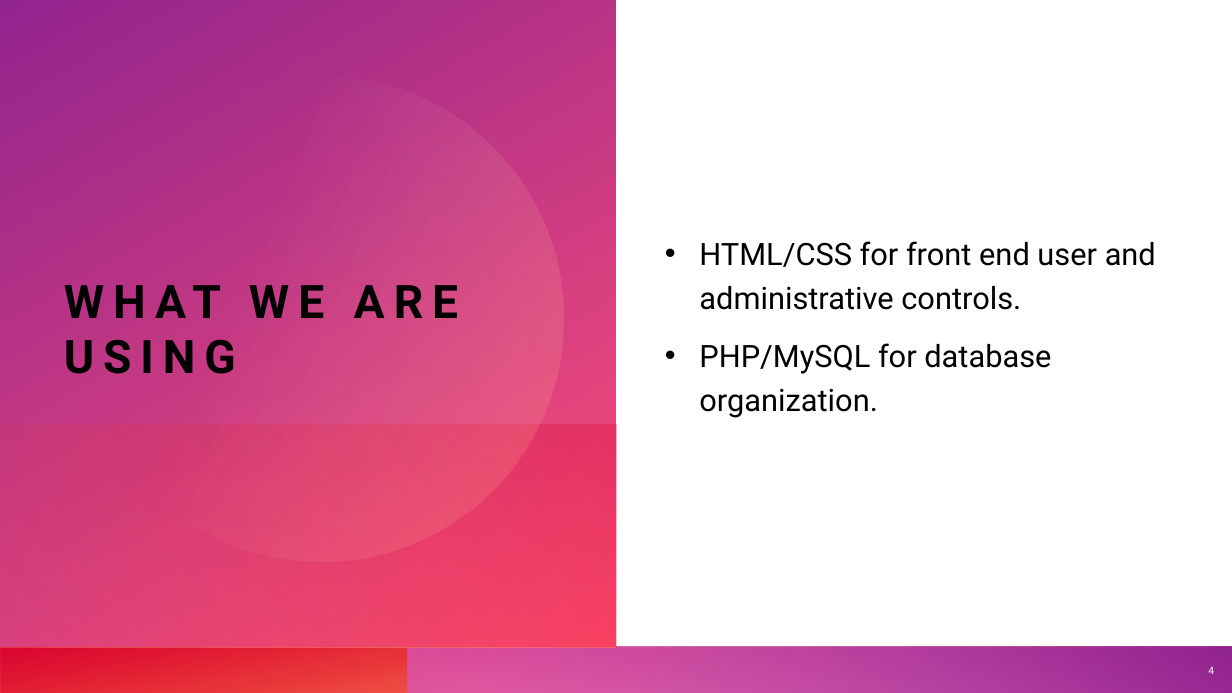
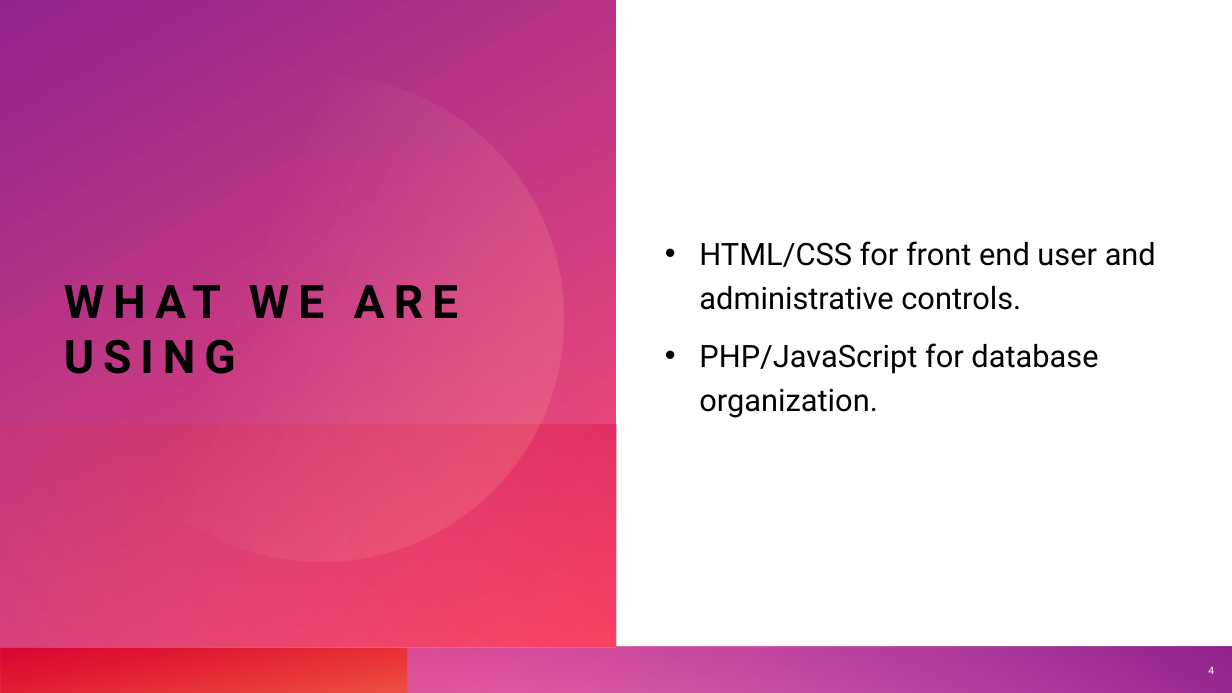
Before and after one commit to cart7982/CaravanSeraiCS360, a slide deck: slide 4 of Presentations/Caravanserai.pptx. Drawn at 1232x693 pixels with LibreOffice and Linux fonts; fonts in the diff are those of the drawing. Boxes give left, top, right and bottom in pixels: in the first picture for what was removed or moved away, otherwise in the second. Text is boxed around its words. In the diff, an @@ line names an element or a change of style, - is before the commit and + after.

```diff
--- a/Presentations/Caravanserai.pptx
+++ b/Presentations/Caravanserai.pptx
@@ text at bbox=[699, 343, 1098, 418]: text changed @@
-• PHP/MySQL for database organization.
+• PHP/JavaScript for database organization.
```
Also in this commit, not shown: 4 other slides changed.
